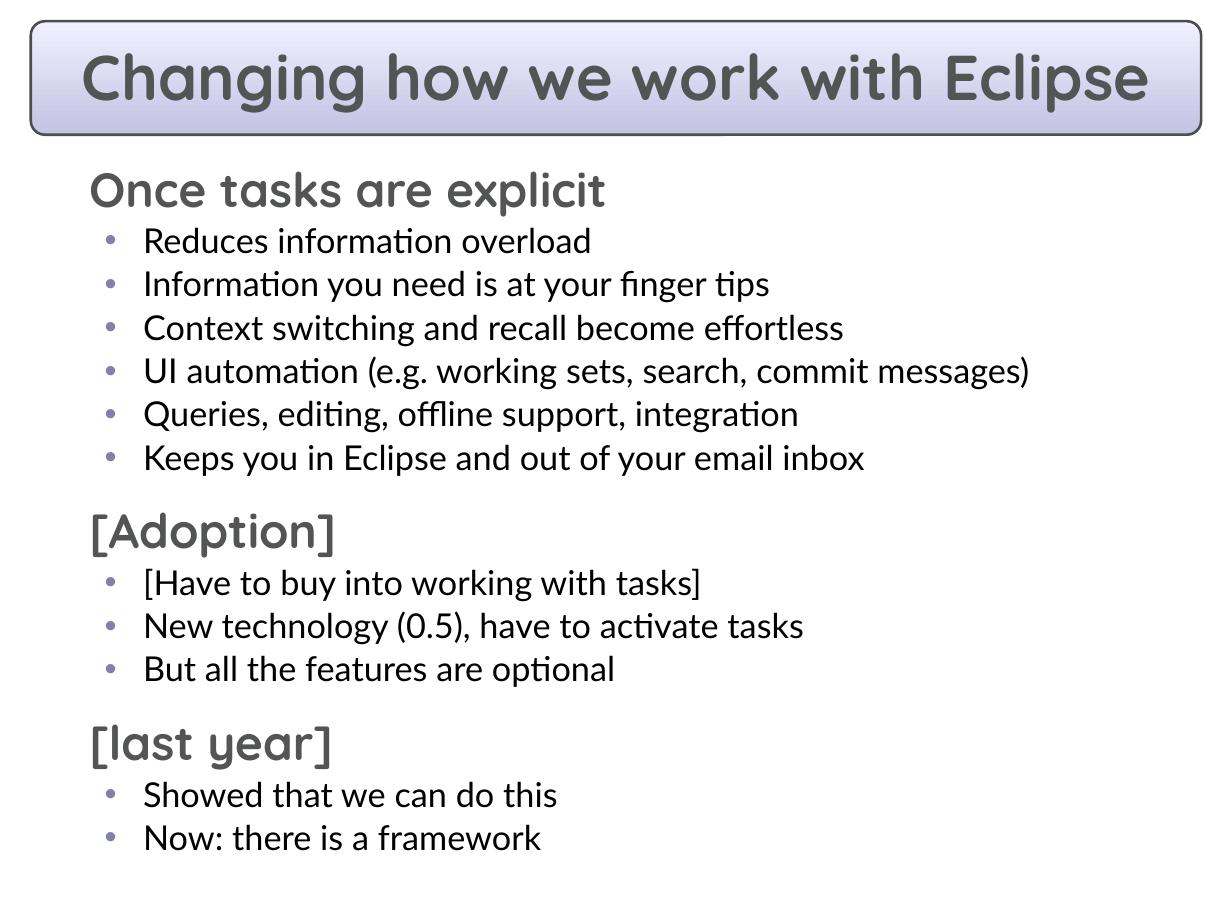
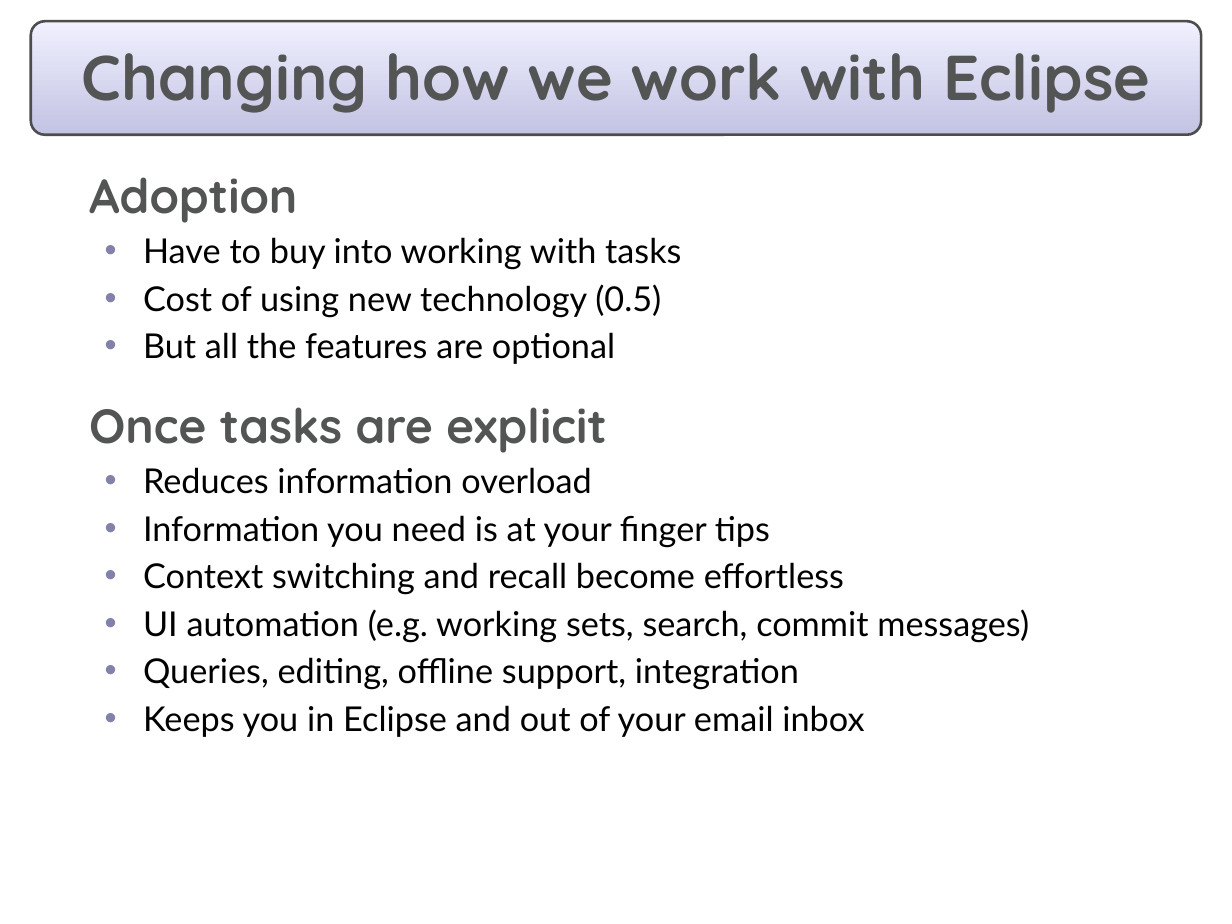
Before and after one commit to eclipse-mylyn/mylyn-website, a slide deck: slide 13 of publications/2006-03-mylar-eclipsecon-2.ppt (slide 14 before the commit). Drawn at 1232x924 pixels with LibreOffice and Linux fonts; fonts in the diff are those of the drawing. Boxes give left, top, right and bottom in pixels: in the first picture for what was removed or moved away, otherwise in the second. Text is boxed around its words. In the diff, an @@ line names an element or a change of style, - is before the commit and + after.

Commit message:
Progress on: prepare eclipsecon talk and slides

```diff
--- a/publications/2006-03-mylar-eclipsecon-2.ppt
+++ b/publications/2006-03-mylar-eclipsecon-2.ppt
@@ text at (89, 177, 681, 364): paragraphs added @@
+  Adoption
+  • Have to buy into working with tasks
+  • Cost of using new technology (0.5)
+  • But all the features are optional
@@ text at (89, 407, 1029, 737): line spacing 0.9 to 1 @@
@@ text at (89, 512, 803, 851): paragraphs removed @@
-  [Adoption]
-  • [Have to buy into working with tasks]
-  • New technology (0.5), have to activate tasks
-  • But all the features are optional
-  [last year]
-  • Showed that we can do this
-  • Now: there is a framework
```
Also in this commit, not shown: 12 other slides changed, 3 slides added, 5 slides removed.
